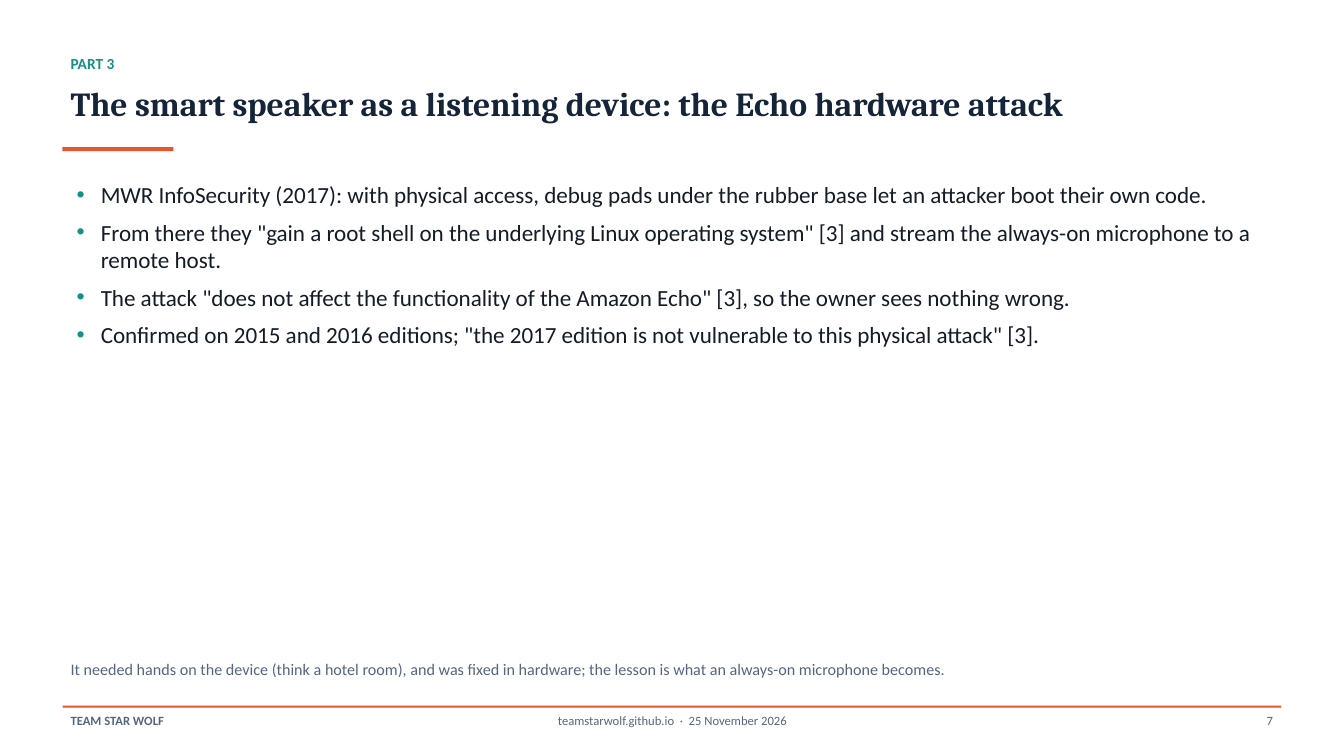
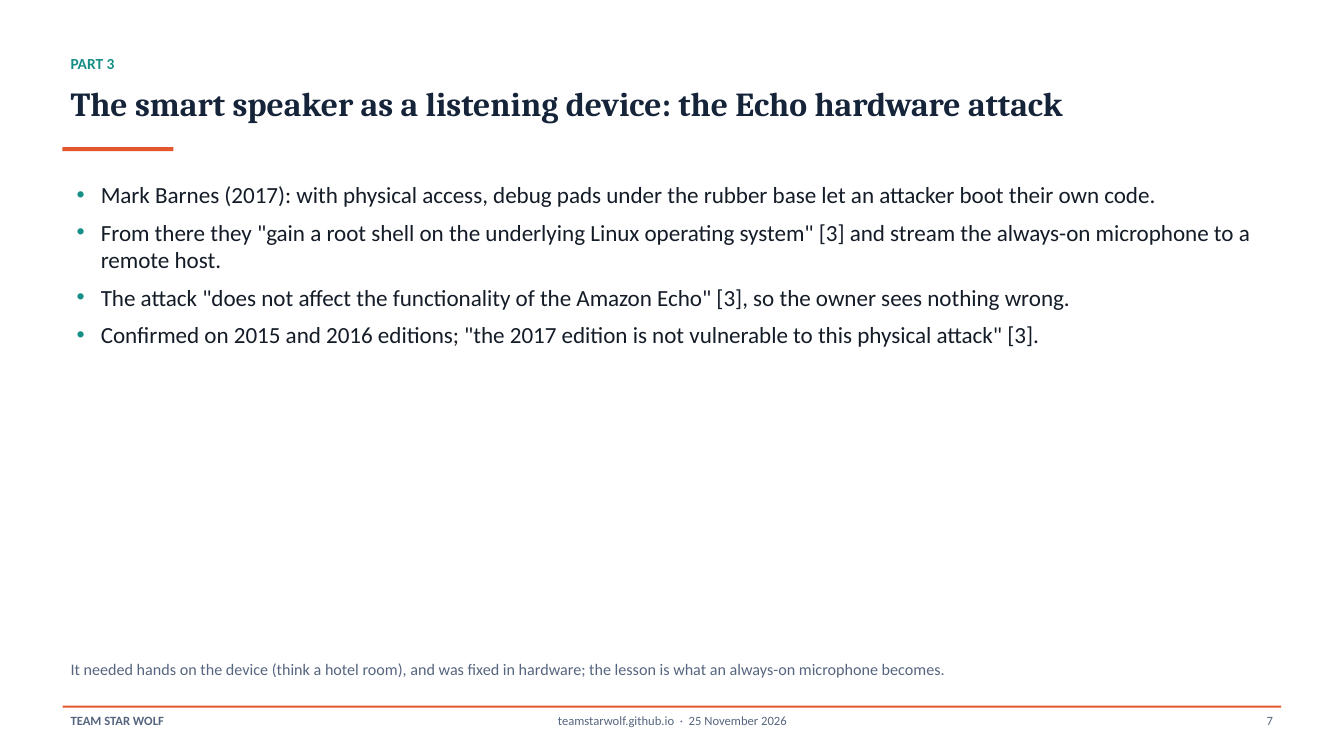
Before and after one commit to TeamStarWolf/TeamStarWolf, a slide deck: slide 7 of case-studies/slides/Mesh_Thread_Home_Network_Case_Study.pptx. Drawn at 1344x756 pixels with LibreOffice and Linux fonts; fonts in the diff are those of the drawing. Boxes give left, top, right and bottom in pixels: in the first picture for what was removed or moved away, otherwise in the second. Text is boxed around its words. In the diff, an @@ line names an element or a change of style, - is before the commit and + after.

```diff
--- a/case-studies/slides/Mesh_Thread_Home_Network_Case_Study.pptx
+++ b/case-studies/slides/Mesh_Thread_Home_Network_Case_Study.pptx
@@ text at [101,186,1155,207]: text changed @@
-• MWR InfoSecurity (2017): with physical access, debug pads under the rubber base let an attacker boot their own code.
+• Mark Barnes (2017): with physical access, debug pads under the rubber base let an attacker boot their own code.
```
Also in this commit, not shown: 4 other slides changed, 9 other files.
